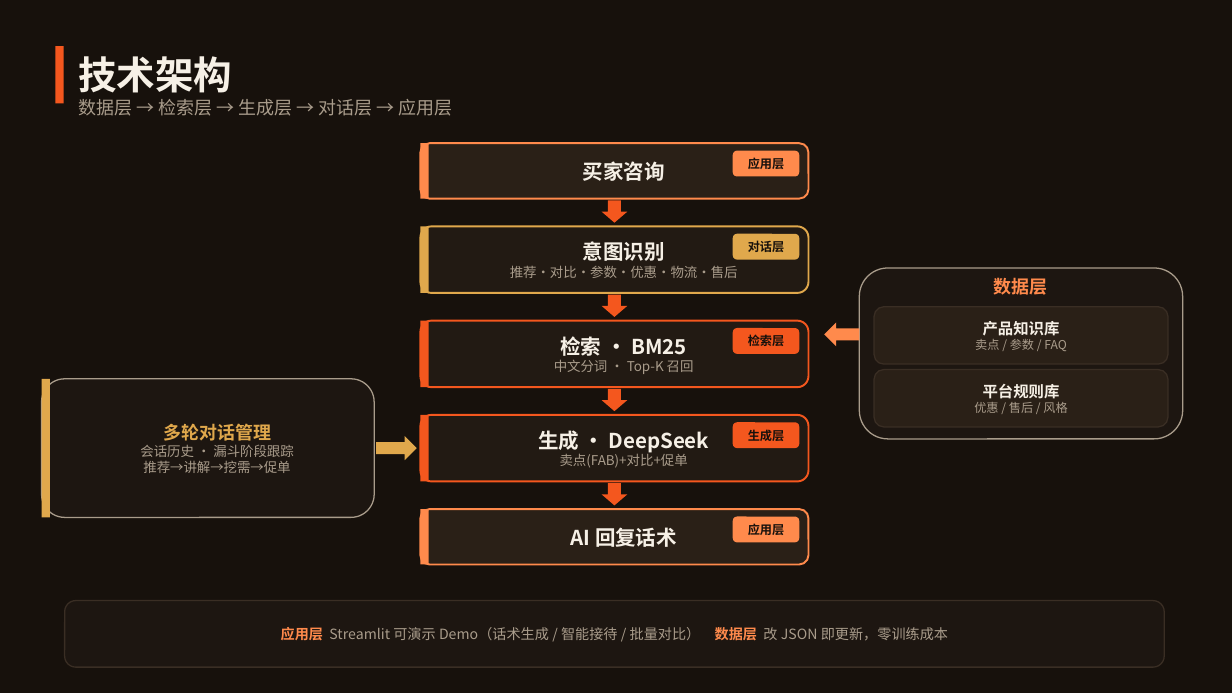
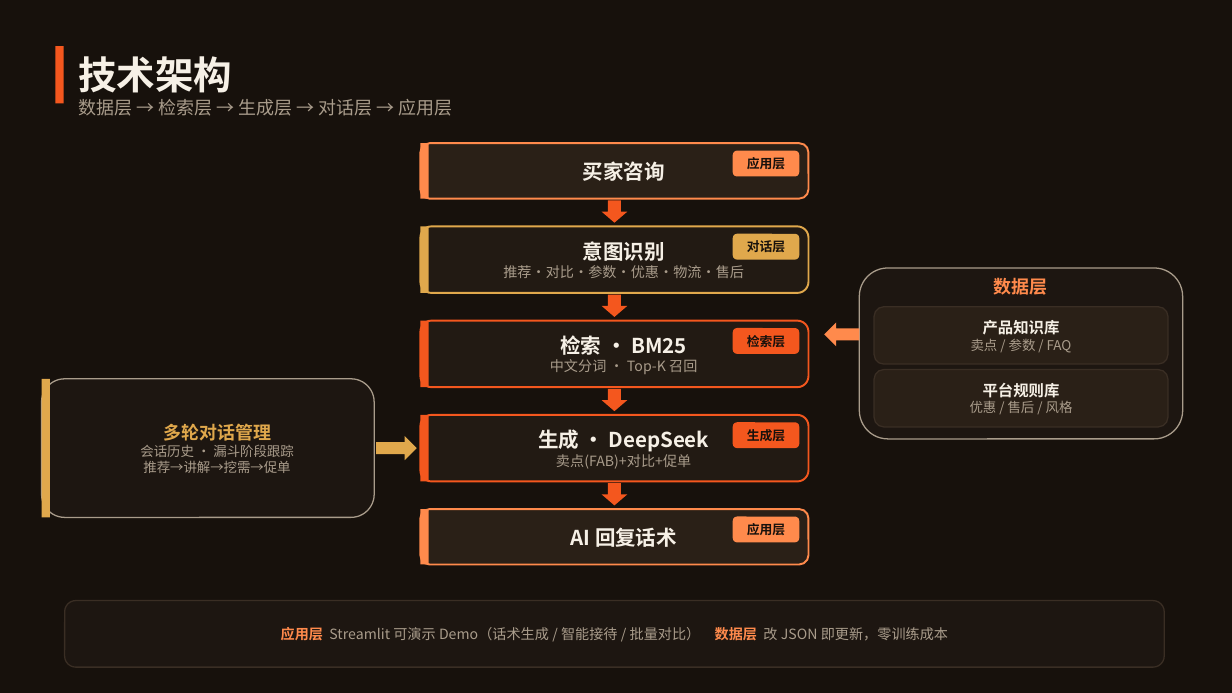
Before and after one commit to shawn030561/bear-rag-cs, a slide deck: slide 6 of docs/方案PPT.pptx. Drawn at 1232x693 pixels with LibreOffice and Linux fonts; fonts in the diff are those of the drawing. Boxes give left, top, right and bottom in pixels: in the first picture for what was removed or moved away, otherwise in the second. Text is boxed around its words. In the diff, an @@ line names an element or a change of style, - is before the commit and + after.

Commit message:
style: PPT 字号微调，确保投影清晰无错位

```diff
--- a/docs/方案PPT.pptx
+++ b/docs/方案PPT.pptx
@@ text at bbox=[503, 265, 744, 278]: size 10.5 to 11 pt in "推荐·对比·参数·优惠·物流·售后" @@
@@ text at bbox=[550, 359, 697, 374]: size 10.5 to 11 pt in "中文分词 · Top-K 召回" @@
@@ text at bbox=[971, 339, 1072, 353]: size 9.5 to 10.5 pt in "卖点 / 参数 / FAQ" @@
@@ text at bbox=[970, 401, 1073, 413]: size 9.5 to 10.5 pt in "优惠 / 售后 / 风格" @@
@@ text at bbox=[556, 454, 691, 469]: size 10.5 to 11 pt in "卖点(FAB)+对比+促单" @@
@@ size 9.5 to 10 pt in 5 elements at bbox=[733, 151, 799, 177], bbox=[733, 234, 799, 260], bbox=[733, 328, 799, 354], bbox=[733, 422, 799, 448], bbox=[733, 517, 799, 543] @@
```
Also in this commit, not shown: 2 other slides changed, 3 other files.
